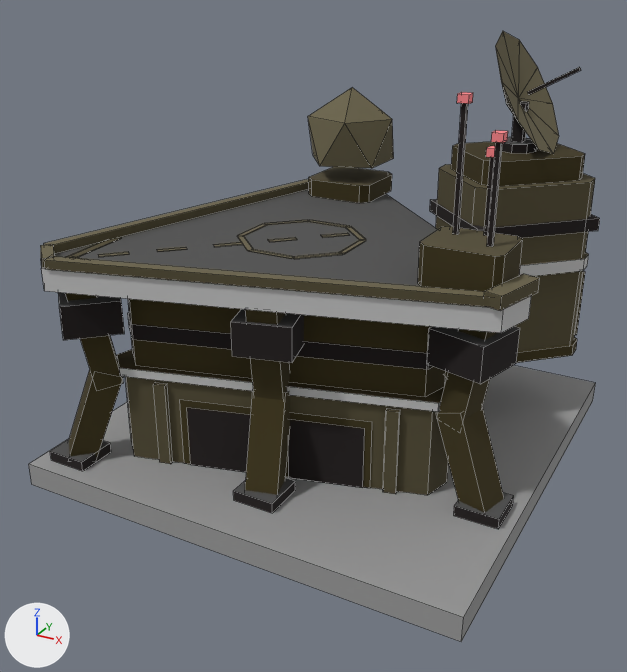
An edit to the Blender file art/models/buildings/hitech.atreides.blend, drawn before and after from the same camera.
Rendered twice from a 50 mm camera at (4.75, -9.3, 6.12) aimed at (-0.08, -0.5, 1.73). Lighting does not change. The marker at lower left points along +X, +Y and +Z. The older version comes first. Mesh edges are drawn as thin lines.

Names of what the first picture shows: '_slab', 'body', 'spinner'.
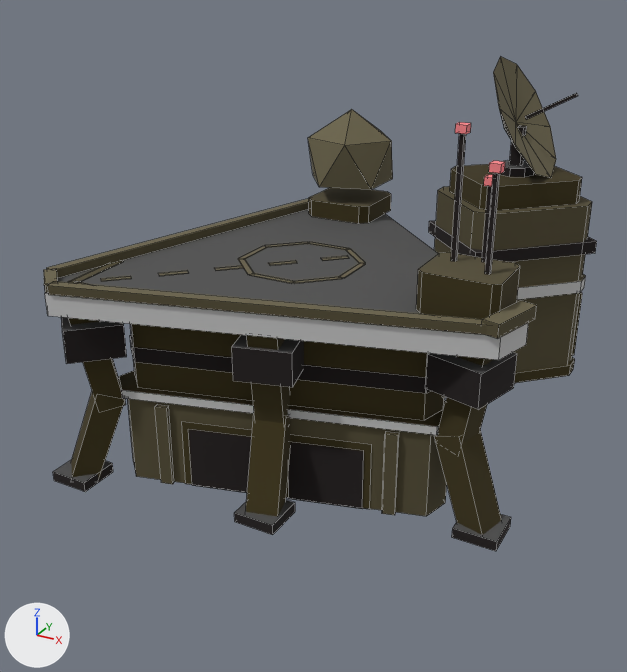
The change, as a diff of the scene's bpy script:
```diff
--- a/art/models/buildings/hitech.atreides.blend.py
+++ b/art/models/buildings/hitech.atreides.blend.py
@@ me_body @@
 # used by ob_body; location = (0.0, 0.0, 0.0)
-me_body.from_pydata(...)  # 728 vertices, 439 faces, 5 loose edges; spans x -2.72..2.79, y -2.71..2.79, z 0.3..4.85
+me_body.from_pydata(...)  # 728 vertices, 439 faces, 5 loose edges; spans x -2.72..2.79, y -2.71..2.79, z 0.0..4.55
+# me_body part 1: the whole mesh is moved by (0.0, 0.0, -0.3)
 me_body.materials.append(mat_palette)
@@ ob_spinner @@
 ob_spinner.parent = ob_body
-ob_spinner.location = (1.679, 1.679, 3.85)
+ob_spinner.location = (1.679, 1.679, 3.55)
@@ ob_slab @@
-ob_slab = bpy.data.objects.new('_slab', me_slab)
-ob_slab.location = (0.0, 0.0, 0.0)
```

Boxes [x1, y1, x2, y2] around the edits, measured in the pictures (627 x 672 px):
'body', moved: before [41, 88, 600, 529]; after [44, 109, 597, 551]
'_slab', deleted: before [29, 365, 595, 642]
'spinner', moved: before [495, 31, 581, 154]; after [493, 56, 578, 178]
